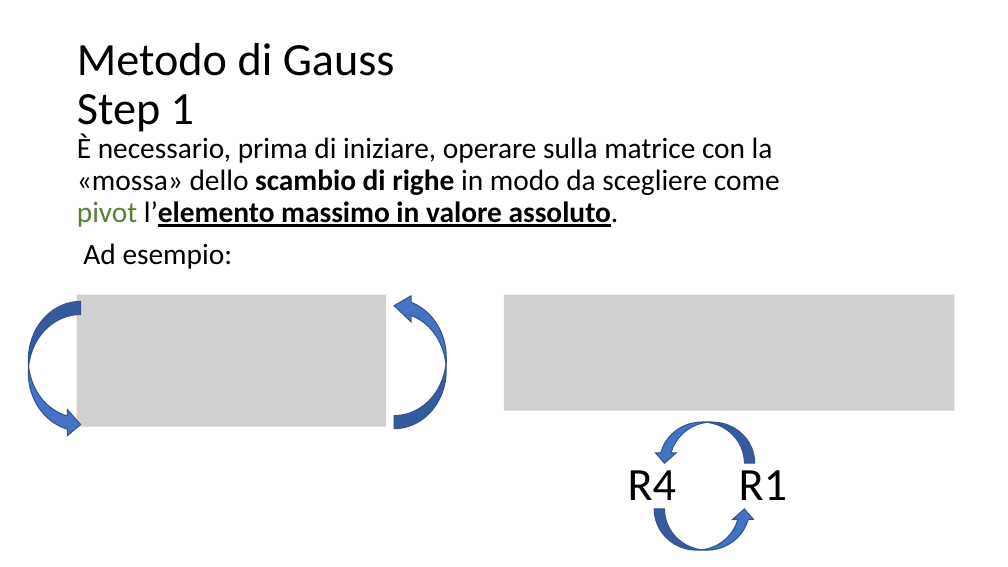
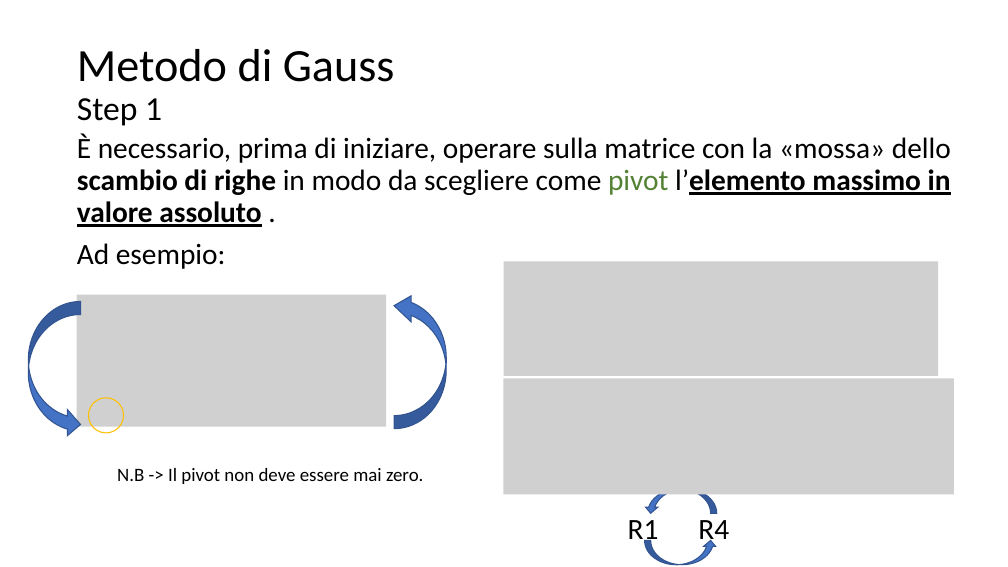
Before and after one commit to matteodelv/GaussLinearSystems, a slide deck: slide 22 of Presentazione.pptx. Drawn at 1008x567 pixels with LibreOffice and Linux fonts; fonts in the diff are those of the drawing; grey boxes stand for pictures. Boxes give left, top, right and bottom in pixels: in the first picture for what was removed or moved away, otherwise in the second. Text is boxed around its words. In the diff, an @@ line names an element or a change of style, - is before the commit and + after.

```diff
--- a/Presentazione.pptx
+++ b/Presentazione.pptx
@@ title "Metodo di Gauss Step 1" at (77,49,395,126): size 44 to 32 pt in "Step 1" @@
@@ text at (77,134,951,227): spaces changed @@
-È necessario, prima di iniziare, operare sulla matrice con la «mossa» dello scambio di righe in modo da scegliere come pivot l’elemento massimo in valore assoluto.
+È necessario, prima di iniziare, operare sulla matrice con la «mossa» dello scambio di righe in modo da scegliere come pivot l’elemento massimo in valore assoluto .
@@ picture: place and size @@
-picture at (504,295,955,411)
+picture at (504,262,938,376)
@@ picture added at (504,379,954,495) @@
@@ ellipse added at (88,398,123,433), outline #FFC000 1 pt @@
@@ text added at (117,468,423,484), 18 pt, text #000000 @@
+N.B -> Il pivot non deve essere mai zero.
@@ curved up arrow: place and size @@
-curved up arrow at (654,422,755,463)
+curved up arrow at (645,489,717,513)
@@ text at (628,520,729,546): text changed; size 44 to 28 pt @@
-R4 R1
+R1 R4
@@ curved up arrow: place and size @@
-curved up arrow at (654,509,755,550)
+curved up arrow at (645,541,717,565)
```
Also in this commit, not shown: 26 other slides changed, 3 slides added.
